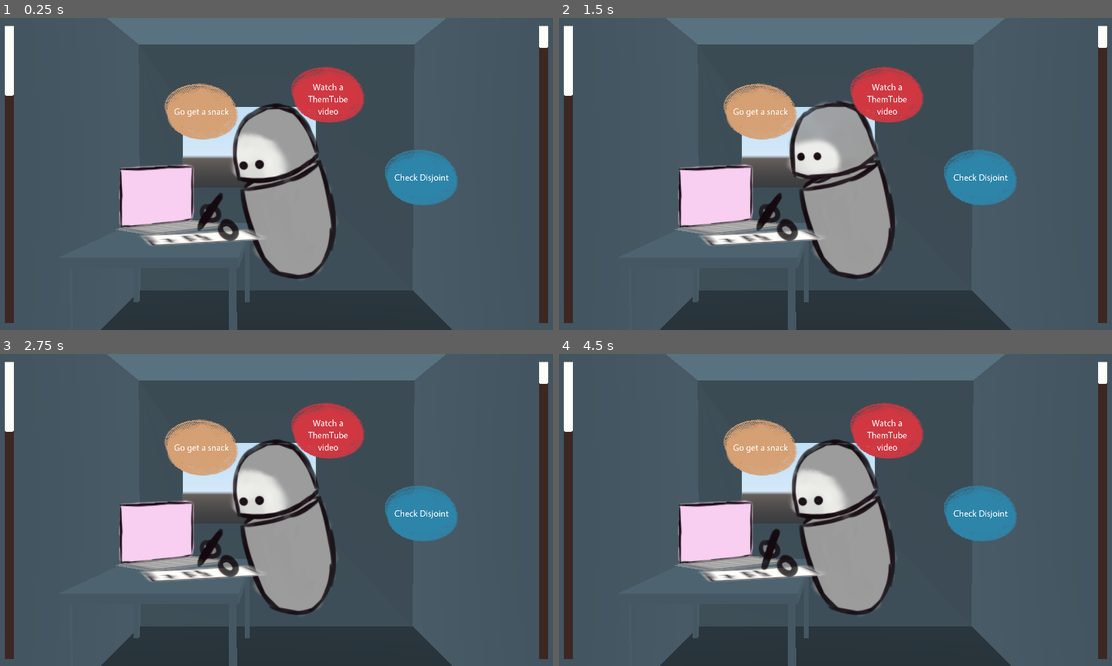
Above: before the commit, frames 1-4 (two rows, left to right).
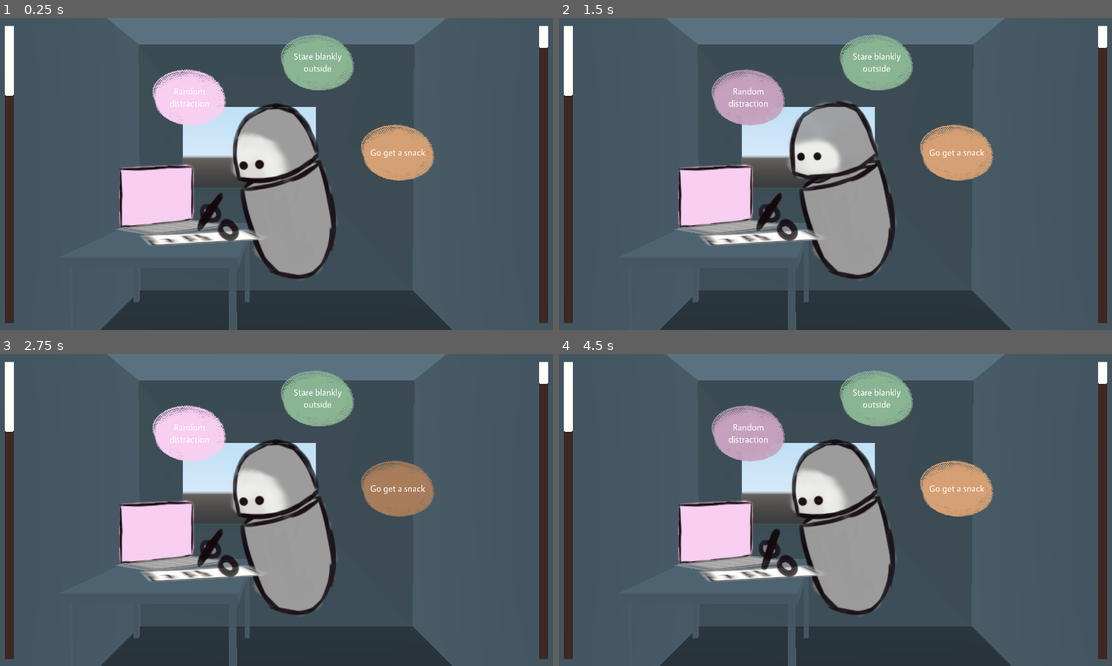
Above: after the commit, the same moments.

Repository: bucketfish/procrastination-simulator
Game: Godot game, scene res://Main.tscn
Same seed, same stepped clock (60 frames per second), same inputs: the game is played once before the commit and once after it.
Inputs:
- Up to frame 1 (0.25 s): no input
- Up to frame 2 (1.5 s): click "Watch a ThemTube video" (after the commit: "Stare blankly outside") at 0.5 s; click "Go get a snack" (after the commit: "Random distraction") at 1.25 s
- Up to frame 3 (2.75 s): click "Check Disjoint" (after the commit: "Go get a snack") at 2 s
- Up to frame 4 (4.5 s): click "Go get a snack" at 2.75 s; click "Watch a ThemTube video" (after the commit: "Stare blankly outside") at 3.5 s; click "Go get a snack" (after the commit: "Random distraction") at 4.25 s

The runs differ from the first frame. In frame 1, 8.8% of the frame differs, in the area x 27-83%, y 5-61%; in frame 2, 8.7%; in frame 3, 8.7%; in frame 4, 8.7%.

Commit message:
light button refactor

Diff:
--- a/Main.tscn
+++ b/Main.tscn
@@ -1,7 +1,5 @@
-[gd_scene load_steps=24 format=2]
-
-[ext_resource path="res://textures/ui/blob.png" type="Texture" id=1]
-[ext_resource path="res://other_resources/Vegur-Regular.otf" type="DynamicFontData" id=2]
+[gd_scene load_steps=21 format=2]
+
 [ext_resource path="res://scripts/Buttons.gd" type="Script" id=3]
 [ext_resource path="res://other_resources/Main.tres" type="Theme" id=4]
 [ext_resource path="res://textures/player/spritesheet.png" type="Texture" id=5]
@@ -13,25 +11,8 @@
 [ext_resource path="res://textures/things_on_table/screen_spritesheet.png" type="Texture" id=11]
 [ext_resource path="res://textures/things_on_table/keyboard.png" type="Texture" id=12]
 [ext_resource path="res://textures/things_on_table/table.png" type="Texture" id=13]
-
-[sub_resource type="DynamicFont" id=1]
-size = 32
-use_mipmaps = true
-use_filter = true
-font_data = ExtResource( 2 )
-
-[sub_resource type="StyleBoxEmpty" id=2]
-
-[sub_resource type="Theme" id=3]
-Label/colors/font_color = Color( 1, 1, 1, 1 )
-Label/colors/font_color_shadow = Color( 0, 0, 0, 0 )
-Label/colors/font_outline_modulate = Color( 1, 1, 1, 1 )
-Label/constants/line_spacing = 3
-Label/constants/shadow_as_outline = 0
-Label/constants/shadow_offset_x = 1
-Label/constants/shadow_offset_y = 1
-Label/fonts/font = SubResource( 1 )
-Label/styles/normal = SubResource( 2 )
+[ext_resource path="res://scripts/Main.gd" type="Script" id=14]
+[ext_resource path="res://other_resources/action_button.tscn" type="PackedScene" id=15]
 
 [sub_resource type="Animation" id=4]
 length = 0.001
@@ -524,7 +505,8 @@
 "values": [ Vector3( -0.871193, 1.28858, -1.13622 ) ]
 }
 
-[node name="Spatial" type="Spatial"]
+[node name="main" type="Spatial"]
+script = ExtResource( 14 )
 
 [node name="CanvasLayer" type="CanvasLayer" parent="."]
 
@@ -536,104 +518,23 @@
 "_edit_use_anchors_": false
 }
 
-[node name="ActionButtonCenter" type="TextureButton" parent="CanvasLayer/Buttons"]
-self_modulate = Color( 0.545098, 0.713726, 0.580392, 1 )
-anchor_left = 0.5
-anchor_top = 0.5
-anchor_right = 0.5
-anchor_bottom = 0.5
-margin_left = 50.0
-margin_top = -403.0
-margin_right = 306.0
-margin_bottom = -147.0
-texture_normal = ExtResource( 1 )
-__meta__ = {
-"_edit_use_anchors_": false
-}
-
-[node name="ActionButtonLabel" type="Label" parent="CanvasLayer/Buttons/ActionButtonCenter"]
-anchor_left = 0.5
-anchor_top = 0.5
-anchor_right = 0.5
-anchor_bottom = 0.5
-margin_left = -99.5
-margin_top = -46.5
-margin_right = 99.5
-margin_bottom = 46.5
-theme = SubResource( 3 )
-text = "Stare blankly outside"
-align = 1
-valign = 1
-autowrap = true
-__meta__ = {
-"_edit_use_anchors_": false
-}
-
-[node name="ActionButtonLeft" type="TextureButton" parent="CanvasLayer/Buttons"]
-self_modulate = Color( 0.180392, 0.52549, 0.670588, 1 )
-anchor_left = 0.5
-anchor_top = 0.5
-anchor_right = 0.5
-anchor_bottom = 0.5
-margin_left = -387.0
-margin_top = -345.0
-margin_right = -131.0
-margin_bottom = -89.0
-texture_normal = ExtResource( 1 )
-__meta__ = {
-"_edit_use_anchors_": false
-}
-
-[node name="ActionButtonLabel" type="Label" parent="CanvasLayer/Buttons/ActionButtonLeft"]
-anchor_left = 0.5
-anchor_top = 0.5
-anchor_right = 0.5
-anchor_bottom = 0.5
-margin_left = -99.5
-margin_top = -46.5
-margin_right = 99.5
-margin_bottom = 46.5
-theme = SubResource( 3 )
-text = "Huh can't see this well"
-align = 1
-valign = 1
-autowrap = true
-__meta__ = {
-"_edit_use_anchors_": false
-}
-
-[node name="ActionButtonRight" type="TextureButton" parent="CanvasLayer/Buttons"]
-self_modulate = Color( 0.839216, 0.631373, 0.458824, 1 )
-anchor_left = 0.5
-anchor_top = 0.5
-anchor_right = 0.5
-anchor_bottom = 0.5
-margin_left = 373.0
-margin_top = -117.0
-margin_right = 629.0
-margin_bottom = 139.0
-texture_normal = ExtResource( 1 )
-__meta__ = {
-"_edit_use_anchors_": false
-}
-
-[node name="ActionButtonLabel" type="Label" parent="CanvasLayer/Buttons/ActionButtonRight"]
-anchor_left = 0.5
-anchor_top = 0.5
-anchor_right = 0.5
-anchor_bottom = 0.5
-margin_left = -99.5
-margin_top = -46.5
-margin_right = 99.5
-margin_bottom = 46.5
-theme = SubResource( 3 )
-text = "Check Disjoint"
-align = 1
-valign = 1
-autowrap = true
-__meta__ = {
-"_edit_use_anchors_": false
-}
+[node name="ActionButtonLeft" parent="CanvasLayer/Buttons" instance=ExtResource( 15 )]
+margin_left = -429.0
+margin_top = -394.0
+margin_right = -173.0
+margin_bottom = -138.0
+
+[node name="ActionButtonCenter" parent="CanvasLayer/Buttons" instance=ExtResource( 15 )]
+margin_left = 14.0
+margin_top = -515.0
+margin_right = 270.0
+margin_bottom = -259.0
+
+[node name="ActionButtonRight" parent="CanvasLayer/Buttons" instance=ExtResource( 15 )]
+margin_left = 291.0
+margin_top = -203.0
+margin_right = 547.0
+margin_bottom = 53.0
 
 [node name="HomeWorkBar" type="ProgressBar" parent="CanvasLayer"]
 anchor_left = 0.5
--- /dev/null
+++ b/other_resources/action_button.tscn
@@ -0,0 +1,59 @@
+[gd_scene load_steps=8 format=2]
+
+[ext_resource path="res://textures/ui/blob.png" type="Texture" id=1]
+[ext_resource path="res://other_resources/Vegur-Regular.otf" type="DynamicFontData" id=2]
+[ext_resource path="res://textures/ui/blob_clicked.png" type="Texture" id=3]
+[ext_resource path="res://scripts/action_button.gd" type="Script" id=4]
+
+[sub_resource type="DynamicFont" id=1]
+size = 32
+use_mipmaps = true
+use_filter = true
+font_data = ExtResource( 2 )
+
+[sub_resource type="StyleBoxEmpty" id=2]
+
+[sub_resource type="Theme" id=3]
+Label/colors/font_color = Color( 1, 1, 1, 1 )
+Label/colors/font_color_shadow = Color( 0, 0, 0, 0 )
+Label/colors/font_outline_modulate = Color( 1, 1, 1, 1 )
+Label/constants/line_spacing = 3
+Label/constants/shadow_as_outline = 0
+Label/constants/shadow_offset_x = 1
+Label/constants/shadow_offset_y = 1
+Label/fonts/font = SubResource( 1 )
+Label/styles/normal = SubResource( 2 )
+
+[node name="ActionButtonCenter" type="TextureButton"]
+anchor_left = 0.5
+anchor_top = 0.5
+anchor_right = 0.5
+anchor_bottom = 0.5
+margin_left = 50.0
+margin_top = -403.0
+margin_right = 306.0
+margin_bottom = -147.0
+texture_normal = ExtResource( 1 )
+texture_hover = ExtResource( 3 )
+script = ExtResource( 4 )
+__meta__ = {
+"_edit_use_anchors_": false
+}
+
+[node name="ActionButtonLabel" type="Label" parent="."]
+anchor_left = 0.5
+anchor_top = 0.5
+anchor_right = 0.5
+anchor_bottom = 0.5
+margin_left = -99.5
+margin_top = -46.5
+margin_right = 99.5
+margin_bottom = 46.5
+theme = SubResource( 3 )
+text = "TEXT"
+align = 1
+valign = 1
+autowrap = true
+__meta__ = {
+"_edit_use_anchors_": false
+}
--- a/scripts/Buttons.gd
+++ b/scripts/Buttons.gd
@@ -1,32 +1,38 @@
 extends Control
 var data_file
+
+onready var action_left = $ActionButtonLeft
+onready var action_center = $ActionButtonCenter
+onready var action_right = $ActionButtonRight
 
 func _ready():
 	var file = File.new()
 	file.open("res://data/actions.json", File.READ)
 	data_file = file.get_as_text()
 	file.close()
-	print(choose_random())
-	draw_buttons(choose_random())
+
+
 
 func choose_random():
 	var actions_json = JSON.parse(data_file)
 	var actions = actions_json.result
-	var actions_array = actions.values()
+	var actions_array = actions.keys()
 	var output_array = []
 	for i in 3:
 		randomize()
 		var random_num = randi() % actions_array.size()
 		var chosen_action = actions_array[random_num]
 		actions_array.remove(random_num)
-		output_array.append(chosen_action)
+		output_array.append({chosen_action: actions[chosen_action]})
 	return(output_array)
 
-func draw_buttons(data: Array):
-	$ActionButtonLeft.self_modulate = data[0].colour
-	$ActionButtonLeft/ActionButtonLabel.text = data[0].text
-	$ActionButtonCenter.self_modulate = data[1].colour
-	$ActionButtonCenter/ActionButtonLabel.text = data[1].text
-	$ActionButtonRight.self_modulate = data[2].colour
-	$ActionButtonRight/ActionButtonLabel.text = data[2].text
+func draw_buttons():
+
+	var data = choose_random()
+	print(data)
+
+	action_left.set_label(data[0])
+	action_center.set_label(data[1])
+	action_right.set_label(data[2])
+
 	visible = true
--- /dev/null
+++ b/scripts/Main.gd
@@ -0,0 +1,16 @@
+extends Spatial
+
+
+onready var character = $Character
+onready var char_anim = $Character/AnimationPlayer
+
+onready var buttons = $CanvasLayer/Buttons
+# Called when the node enters the scene tree for the first time.
+func _ready():
+	buttons.draw_buttons()
+
+
+
+# Called every frame. 'delta' is the elapsed time since the previous frame.
+#func _process(delta):
+#	pass
--- /dev/null
+++ b/scripts/action_button.gd
@@ -0,0 +1,20 @@
+extends TextureButton
+
+
+export var action:String
+
+onready var label = $ActionButtonLabel
+
+# Declare member variables here. Examples:
+# var a = 2
+# var b = "text"
+
+
+# Called when the node enters the scene tree for the first time.
+func _ready():
+	pass # Replace with function body.
+
+func set_label(data):
+	self_modulate = data[data.keys()[0]].colour
+	label.text = data[data.keys()[0]].text
+	action = data.keys()[0]
Binary file added: textures/ui/blob_clicked.png
Not shown, added: textures/ui/blob_clicked.png.import
